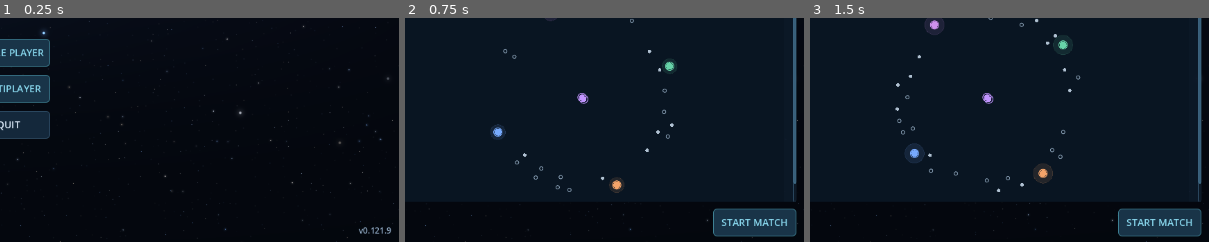
Above: before the commit, frames 1-3 (left to right).
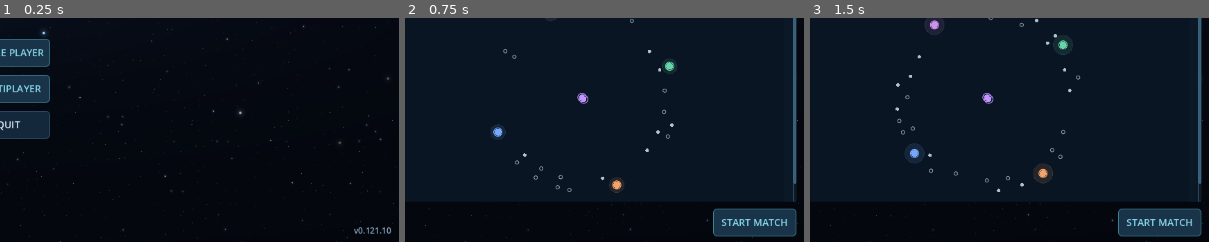
Above: after the commit, the same moments.

Repository: Allumnium/krangblade
Game: Godot game, scene res://scenes/main.tscn
Same seed, same stepped clock (60 frames per second), same inputs: the game is played once before the commit and once after it. Sound files missing from this copy of the repository are replaced by a short silence.
Inputs (mouse positions are % of the whole screen's width and height, from its top left):
- Up to frame 1 (0.25 s): no input
- Up to frame 2 (0.75 s): click "SINGLE PLAYER" at 0.5 s
- Up to frame 3 (1.5 s): click (66, 37) at 1.27 s; type "12" at 1.35 s
The pictures show only the part of the screen within x 49-99%, y 48-98%; the shares and areas given below are measured in that part.

The runs differ from the first frame. In frame 1, 0.2% of the frame differs, in the area x 88-98%, y 93-97%; in frame 2, nothing differs; in frame 3, nothing differs.

Commit message:
v0.121.10: Extend rendered lighting coverage to asteroid atlas

Diff:
--- a/project.godot
+++ b/project.godot
@@ -12,7 +12,7 @@
 
 config/name="Warbound"
 config/description="A multiplayer territory-control RTS prototype."
-config/version="0.121.9"
+config/version="0.121.10"
 run/main_scene="res://scenes/main.tscn"
 config/features=PackedStringArray("4.7", "GL Compatibility")
 run/max_fps=120
--- a/scripts/world_render_batches.gd
+++ b/scripts/world_render_batches.gd
@@ -32,9 +32,7 @@
 var lamp_glow_entries: Array = []
 const HULL_LIGHTING = preload("res://assets/shaders/world_hull_lighting.gdshader")
 var vector_lighting: ShaderMaterial
-var science_lighting: ShaderMaterial
-var fighter_lighting: ShaderMaterial
-var freighter_lighting: ShaderMaterial
+var authored_lighting: Dictionary = {}
 var world_lights: Array = []
 var shadow_discs: Array = []
 var shadow_uniforms := PackedVector4Array()
@@ -103,7 +101,8 @@
 		var tint: Color = entry[2]
 		positions[i] = Vector4(pos.x, pos.y, float(entry[1]) * radius_scale, float(entry[3]))
 		colors[i] = Vector4(tint.r, tint.g, tint.b, 1.0 if entry.size() > 5 and bool(entry[5]) else 0.0)
-	var materials: Array = [vector_lighting, science_lighting, fighter_lighting, freighter_lighting, planet_lighting]
+	var materials: Array = [vector_lighting, planet_lighting]
+	materials.append_array(authored_lighting.values())
 	materials.append_array(metal_planet_lighting)
 	for material in materials:
 		material.set_shader_parameter("light_points", positions)
@@ -147,9 +146,9 @@
 func build(canvas: Control) -> void:
 	map_canvas = canvas
 	vector_lighting = _lighting_material("")
-	science_lighting = _lighting_material("science_ship")
-	fighter_lighting = _lighting_material("fighter")
-	freighter_lighting = _lighting_material("ship")
+	authored_lighting.clear()
+	for kind in HULL_ART.AUTHORED_SPRITE_KINDS:
+		authored_lighting[kind] = _lighting_material(kind)
 	planet_lighting = _lighting_material("")
 	planet_lighting.set_shader_parameter("spherical_surface", true)
 	_build_metal_planet_materials()
@@ -501,7 +500,7 @@
 				instance.z_index = 1
 			elif not hull_art.sprite_kind(texture).is_empty():
 				var kind: String = hull_art.sprite_kind(texture)
-				instance.material = fighter_lighting if kind == "fighter" else freighter_lighting if kind == "ship" else science_lighting
+				instance.material = authored_lighting.get(kind, vector_lighting)
 				instance.texture_filter = CanvasItem.TEXTURE_FILTER_NEAREST
 			elif not overview_dot_textures.values().has(texture):
 				instance.material = vector_lighting
--- a/tests/solo_smoke.gd
+++ b/tests/solo_smoke.gd
@@ -404,6 +404,11 @@
 	for kind in ECON.SHIP_KINDS + HULL_ART.HULL_OUTLINES.keys() + HULL_ART.AUTHORED_SPRITE_KINDS:
 		if not kinds.has(str(kind)):
 			kinds.append(str(kind))
+	kinds.append("asteroid")
+	var rock_reference_shader := Shader.new()
+	rock_reference_shader.code = "shader_type canvas_item; render_mode unshaded; void fragment() { COLOR = texture(TEXTURE, UV); }"
+	var rock_reference := ShaderMaterial.new()
+	rock_reference.shader = rock_reference_shader
 	var results: Array[Dictionary] = []
 	var all_valid: bool = true
 	# All eight azimuths for each hull at four distinct absolute headings,
@@ -416,28 +421,59 @@
 			for rotation_index in range(4):
 				var samples: Array[Dictionary] = []
 				batches.begin_frame()
+				celestial.begin_frame()
+				var rocks: Array = []
 				for kind_index in range(page_start, mini(page_start + 3, kinds.size())):
 					var kind: String = kinds[kind_index]
-					var texture: Texture2D = art.hull_texture(kind, Color("#63a9df"), true)
+					var texture: Texture2D = null
+					if kind != "asteroid":
+						texture = art.hull_texture(kind, Color("#63a9df"), true)
 					var radius: float = 175.0 + 150.0 * float(kind_index - page_start)
 					for bearing_index in range(8):
 						var bearing: float = TAU * float(bearing_index) / 8.0
 						var heading: float = PI * 0.5 * float(rotation_index)
 						var center: Vector2 = star + Vector2.from_angle(bearing) * radius
-						batches.queue_overview_hull(texture, center, heading + HULL_ART.sprite_heading_offset(kind), extent)
+						if kind == "asteroid":
+							rocks.append({"id": bearing_index, "position": center, "remaining": 1.0, "initial": 1.0, "radius": extent / 1.16, "resource": "Metals", "rotation": heading})
+						else:
+							batches.queue_overview_hull(texture, center, heading + HULL_ART.sprite_heading_offset(kind), extent)
 						samples.append({"kind": kind, "center": canvas.get_global_transform_with_canvas() * center, "extent": extent, "bearing_deg": bearing_index * 45, "heading_deg": rotation_index * 90})
 				batches.set_world_lights([])
+				celestial.set_asteroid_lights(canvas, [])
+				if not rocks.is_empty():
+					celestial.draw_asteroid_chunks({"chunks": rocks}, Rect2(Vector2.ZERO, canvas.size), 1.0, canvas, Vector2.ZERO, Vector2.ZERO, 1.0, 1.0, 1.0, 0.0, 0)
 				batches.flush_world(0.0, art)
 				var materials: Dictionary = {}
 				for texture in batches.overview_batches:
 					var instance: MultiMeshInstance2D = batches.overview_batches[texture]
+					if instance.visible and HULL_ART.has_authored_sprite(art.sprite_kind(texture)):
+						var material: ShaderMaterial = instance.material as ShaderMaterial
+						if material == null:
+							push_error("Missing authored lighting material: " + art.sprite_kind(texture))
+							quit(1)
+							return
+						for parameter in ["normal_map", "height_map", "occlusion_map", "specular_map"]:
+							var image_map: Texture2D = material.get_shader_parameter(parameter) as Texture2D
+							if image_map == null or image_map.get_size() != texture.get_size():
+								push_error("Missing/mismatched map %s for %s" % [parameter, art.sprite_kind(texture)])
+								quit(1)
+								return
 					materials[texture] = instance.material
 					instance.material = null
+				var rock_instance: MeshInstance2D = celestial.asteroid_sprite_nodes.get(0) if not rocks.is_empty() else null
+				var rock_material: Material = null
+				if is_instance_valid(rock_instance):
+					rock_material = rock_instance.material
+					rock_instance.material = rock_reference
 				var reference: Image = await _lighting_capture(viewport)
 				for texture in materials:
 					batches.overview_batches[texture].material = materials[texture]
+				if is_instance_valid(rock_instance):
+					rock_instance.material = rock_material
 				var dark: Image = await _lighting_capture(viewport)
-				batches.set_world_lights([[star, 1600.0, tint, 1.55, 0.0, true]])
+				var lights: Array = [[star, 1600.0, tint, 1.55, 0.0, true]]
+				batches.set_world_lights(lights)
+				celestial.set_asteroid_lights(canvas, lights)
 				var lit: Image = await _lighting_capture(viewport)
 				if reference == null or dark == null or lit == null or reference.is_empty() or dark.is_empty() or lit.is_empty():
 					push_error("Lighting test did not obtain rendered pixels.")
Not shown, changed: AGENTS.md
Not shown, changed: THOUGHTS.md
Not shown, changed: TODO.md
